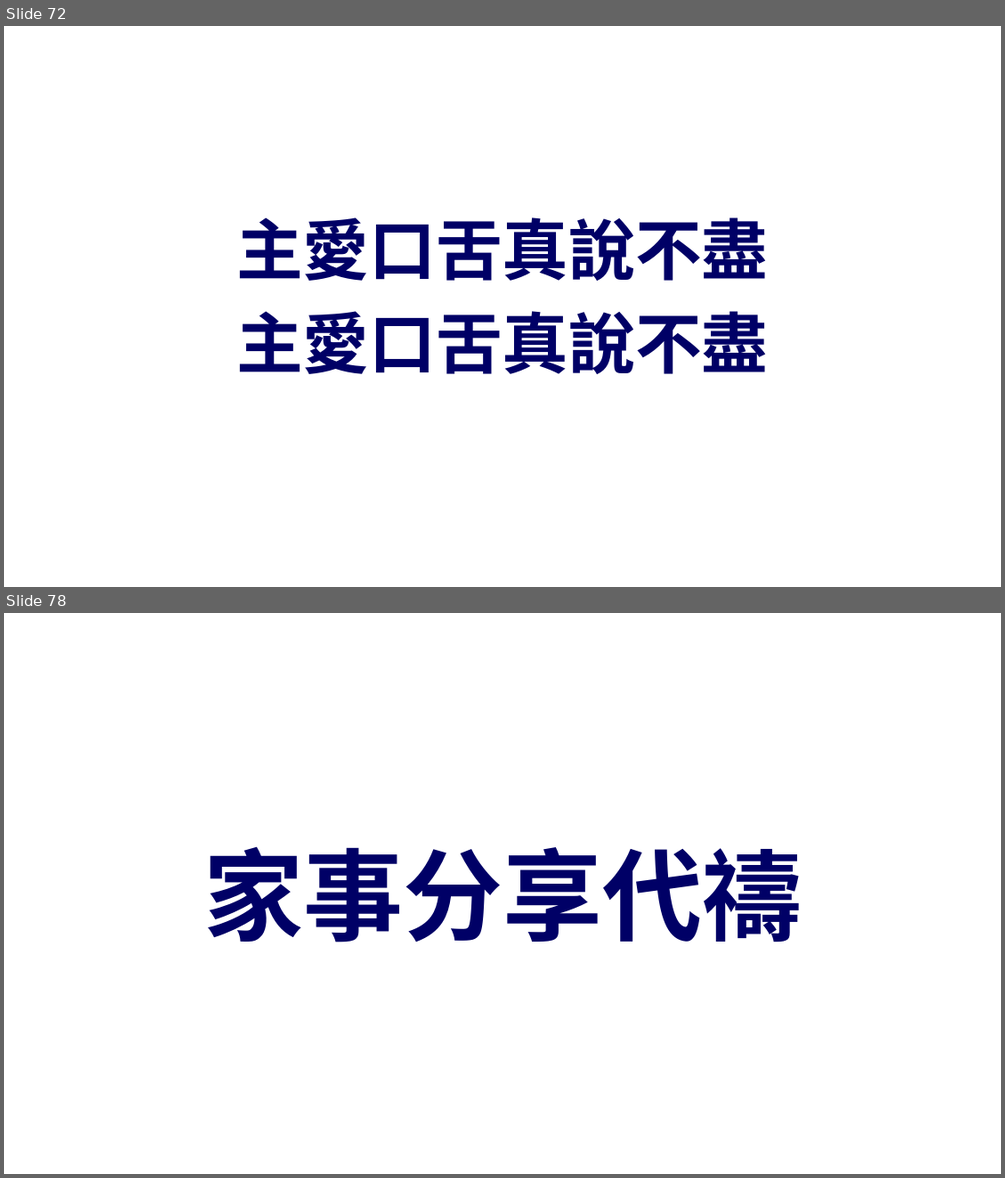
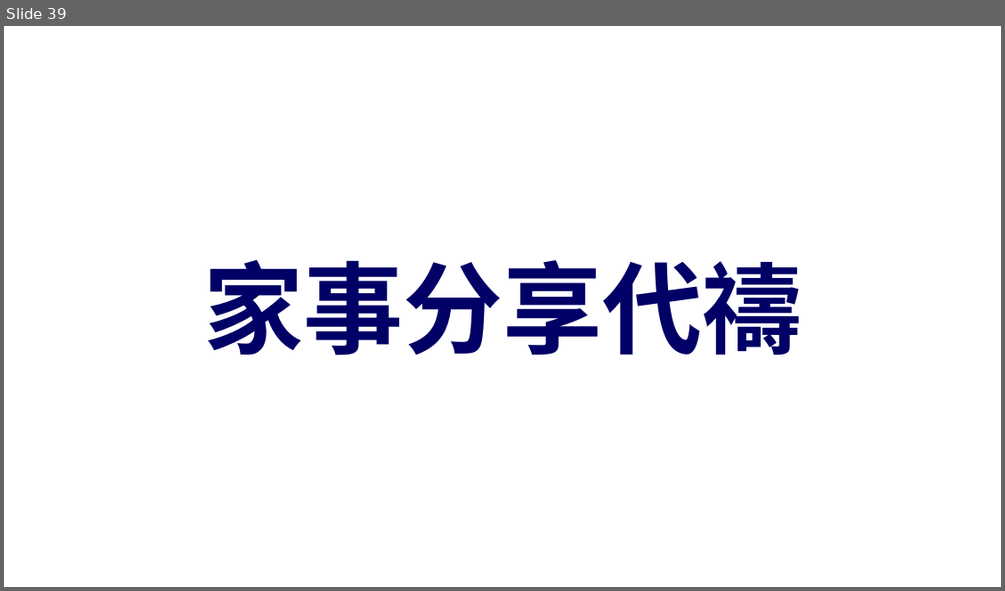
Before and after one commit to batisuoc/other-ppts, a slide deck: 崇拜流程_聖餐禮version.pptx. Shown one above the other, each under a label of ours: slides 72 and 78 before the commit, slide 39 after it; the slides between them are not shown. The pictures are 1005x1178 and 1005x591 pixels, drawn with LibreOffice and Linux fonts; fonts in the diff are those of the drawing; background and template pictures are left out. Boxes give left, top, right and bottom in pixels: in the first picture for what was removed or moved away, otherwise in the second. Text is boxed around its words. In the diff, an @@ line names an element or a change of style, - is before the commit and + after.

```diff
--- a/崇拜流程_聖餐禮version.pptx
+++ b/崇拜流程_聖餐禮version.pptx
@@ slide 72 removed at (4, 26, 1001, 587), background picture (left out) @@
@@ text removed at (236, 217, 768, 374) @@
-主愛口舌真說不盡
-主愛口舌真說不盡
@@ what was slide 78 is now slide 39 @@
```
Also in this commit, not shown: 1 slide changed, 38 other slides removed.
